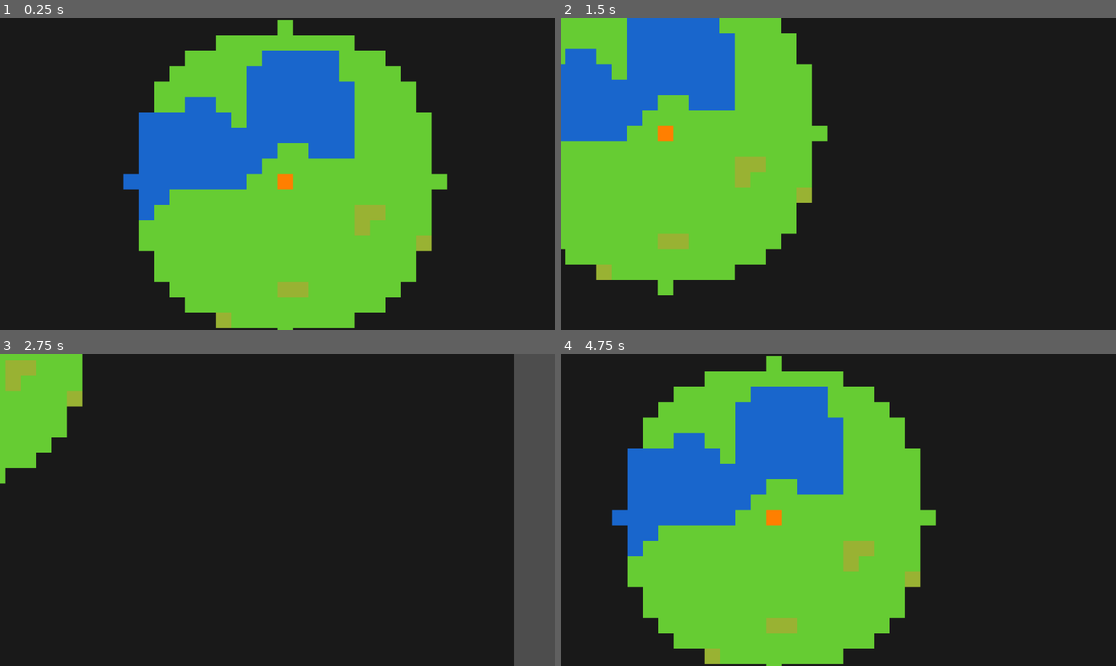
Above: before the commit, frames 1-4 (two rows, left to right).
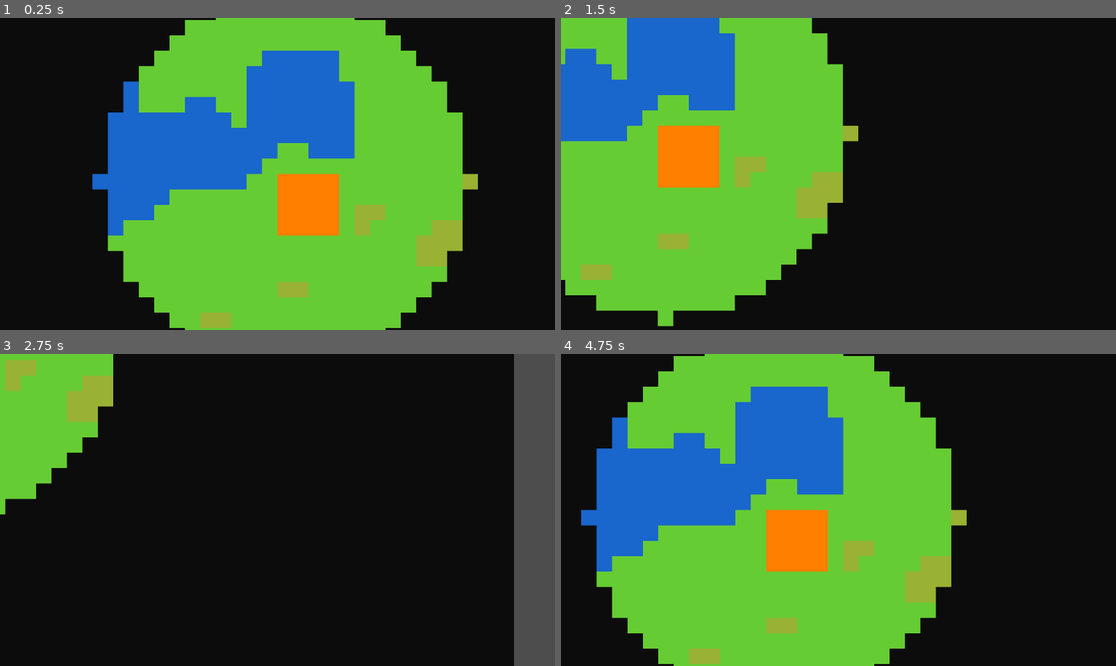
Above: after the commit, the same moments.

Repository: AtharvaN16/Project_Kalyani
Game: Godot game, scene res://src/scenes/Main.tscn
Same seed, same stepped clock (60 frames per second), same inputs: the game is played once before the commit and once after it.
Inputs (mouse positions are in pixels of both pictures, inside the frame that each line leads up to):
- Up to frame 1 (0.25 s): no input
- Up to frame 2 (1.5 s): tap Enter at 0.5 s; move the mouse to (960, 158) at 0.52 s; hold Right (ui_right) 0.53-1.28 s; click (960, 158) at 0.67 s; move the mouse to (727, 189) at 1.27 s; hold Down (ui_down) from 1.28 s (still down)
- Up to frame 3 (2.75 s): move the mouse to (333, 441) at 2.02 s; release Down (ui_down) at 2.03 s; hold Right (ui_right) from 2.03 s (still down)
- Up to frame 4 (4.75 s): move the mouse to (810, 572) at 2.77 s; release Right (ui_right) at 2.78 s; hold Up (ui_up) 2.78-3.53 s; click (810, 572) at 2.92 s; move the mouse to (1005, 556) at 3.52 s; hold Left (ui_left) from 3.53 s (still down); move the mouse to (672, 463) at 4.27 s

The runs differ from the first frame. In frame 1, 15% of the frame differs, in the area x 16-87%, y 0-100%; in frame 2, 10%; in frame 3, 2.9%; in frame 4, 15%.

Commit message:
feat: implement fog-of-war system with shroud and fog states for tiles

Diff:
--- a/src/scripts/Map.gd
+++ b/src/scripts/Map.gd
@@ -1,7 +1,7 @@
 extends Node2D
 
 # --- Constants ---
-const CHUNK_SIZE = 32 # Tiles per chunk (matches Godot TileMap optimization)
+const CHUNK_SIZE = 32 # Tiles per chunk
 const TILE_SIZE = 32  # Pixels per tile
 const WORLD_SIZE = 500 # Total tiles across
 const VIEW_DISTANCE = 1 # Chunks around player (3x3 grid)
@@ -10,10 +10,11 @@
 var seed_value = 12345
 var noise = FastNoiseLite.new()
 var tileset_resource: TileSet
-var loaded_chunks = {} # chunk_key (Vector2i) -> TileMapLayer
-var tile_data = {}     # chunk_key -> Array (The "Memory" of the world)
-var revealed_tiles = {} # global_tile_pos -> bool (Fog of War persistence)
-var buildings = {}      # global_tile_pos -> int (Building Type)
+var loaded_chunks = {}   # chunk_key (Vector2i) -> TileMapLayer
+var tile_data = {}       # chunk_key -> Array
+var explored_tiles = {}  # global_tile_pos -> bool (Revealed once)
+var visible_tiles = {}   # global_tile_pos -> bool (Currently in vision)
+var buildings = {}       # global_tile_pos -> int (Building Type)
 
 # --- Nodes ---
 @onready var camera = $Camera2D
@@ -22,10 +23,12 @@
 	tileset_resource = TileSetGenerator.create_placeholder_tileset()
 	setup_noise()
 
-	# Place Town Center at map center
+	# Place 4x4 Town Center at map center
 	var center = Vector2i(WORLD_SIZE / 2, WORLD_SIZE / 2)
-	buildings[center] = TileTypes.Type.TOWN_CENTER
-	reveal_area(center, 10) # Reveal 10-tile radius around TC
+	place_building(center, 4, TileTypes.Type.TOWN_CENTER)
+
+	# Initial reveal
+	update_vision()
 
 	# Move camera to TC
 	camera.global_position = Vector2(center.x * TILE_SIZE, center.y * TILE_SIZE)
@@ -38,7 +41,6 @@
 	noise.noise_type = FastNoiseLite.TYPE_PERLIN
 
 func _process(_delta):
-	# Check if camera has moved into a new chunk
 	var current_chunk = get_chunk_coords(camera.global_position)
 	if not loaded_chunks.has(current_chunk):
 		update_chunks()
@@ -53,23 +55,19 @@
 	var center_chunk = get_chunk_coords(camera.global_position)
 	var needed_chunks = []
 
-	# Determine which chunks should be loaded
 	for x in range(-VIEW_DISTANCE, VIEW_DISTANCE + 1):
 		for y in range(-VIEW_DISTANCE, VIEW_DISTANCE + 1):
 			needed_chunks.append(center_chunk + Vector2i(x, y))
 
-	# Unload distant chunks
 	for key in loaded_chunks.keys():
 		if not key in needed_chunks:
 			unload_chunk(key)
 
-	# Load new chunks
 	for key in needed_chunks:
 		if not loaded_chunks.has(key):
 			load_chunk(key)
 
 func load_chunk(coords: Vector2i):
-	# Boundary check
 	if coords.x < 0 or coords.y < 0 or coords.x >= WORLD_SIZE/CHUNK_SIZE or coords.y >= WORLD_SIZE/CHUNK_SIZE:
 		return
 
@@ -78,7 +76,6 @@
 	layer.tile_set = tileset_resource
 	layer.position = Vector2(coords.x * CHUNK_SIZE * TILE_SIZE, coords.y * CHUNK_SIZE * TILE_SIZE)
 
-	# Generate or retrieve data
 	if not tile_data.has(coords):
 		generate_chunk_data(coords)
 
@@ -99,7 +96,6 @@
 	tile_data[coords] = data
 
 func get_tile_type_from_noise(val: float) -> int:
-	# Basic mapping: -1.0 to 1.0
 	if val < -0.2: return TileTypes.Type.WATER
 	if val < 0.2: return TileTypes.Type.GRASS
 	if val < 0.4: return TileTypes.Type.HILL
@@ -107,14 +103,26 @@
 	if val < 0.8: return TileTypes.Type.SWAMP
 	return TileTypes.Type.MOUNTAIN
 
+func place_building(top_left: Vector2i, size: int, type: int):
+	for x in range(size):
+		for y in range(size):
+			var pos = top_left + Vector2i(x, y)
+			buildings[pos] = type
+
+func update_vision():
+	# For now, vision comes from the Town Center
+	var center = Vector2i(WORLD_SIZE / 2, WORLD_SIZE / 2)
+	visible_tiles.clear()
+	reveal_area(center, 12)
+
 func reveal_area(center: Vector2i, radius: int):
 	for x in range(-radius, radius + 1):
 		for y in range(-radius, radius + 1):
 			var pos = center + Vector2i(x, y)
 			if pos.x >= 0 and pos.y >= 0 and pos.x < WORLD_SIZE and pos.y < WORLD_SIZE:
-				# Circle reveal
 				if Vector2(pos).distance_to(Vector2(center)) <= radius:
-					revealed_tiles[pos] = true
+					explored_tiles[pos] = true
+					visible_tiles[pos] = true
 
 func render_chunk(layer: TileMapLayer, coords: Vector2i):
 	var data = tile_data[coords]
@@ -122,33 +130,20 @@
 		for y in range(CHUNK_SIZE):
 			var global_pos = Vector2i((coords.x * CHUNK_SIZE) + x, (coords.y * CHUNK_SIZE) + y)
 
-			# Fog of War Check
-			if revealed_tiles.has(global_pos):
-				# Check for building first
+			if visible_tiles.has(global_pos):
+				# FULL VISION
 				if buildings.has(global_pos):
-					layer.set_cell(Vector2i(x, y), 0, Vector2i(6, 0)) # Town Center tile index
+					layer.set_cell(Vector2i(x, y), 0, Vector2i(6, 0)) # TC index
 				else:
-					var tile_type = data[x][y]
-					layer.set_cell(Vector2i(x, y), 0, Vector2i(tile_type, 0))
+					layer.set_cell(Vector2i(x, y), 0, Vector2i(data[x][y], 0))
+			elif explored_tiles.has(global_pos):
+				# EXPLORED BUT NO VISION (FOG)
+				layer.set_cell(Vector2i(x, y), 0, Vector2i(8, 0)) # Fog index
 			else:
-				# Set hidden/shroud tile
-				layer.set_cell(Vector2i(x, y), 0, Vector2i(7, 0)) # Shroud tile index
+				# NEVER EXPLORED (SHROUD)
+				layer.set_cell(Vector2i(x, y), 0, Vector2i(7, 0)) # Shroud index
 
 func unload_chunk(coords: Vector2i):
 	if loaded_chunks.has(coords):
 		loaded_chunks[coords].queue_free()
 		loaded_chunks.erase(coords)
-
-func reveal_tile(global_pos: Vector2i):
-	revealed_tiles[global_pos] = true
-	var chunk_coords = Vector2i(global_pos.x / CHUNK_SIZE, global_pos.y / CHUNK_SIZE)
-	if loaded_chunks.has(chunk_coords):
-		# Re-render local part of the chunk
-		var local_x = global_pos.x % CHUNK_SIZE
-		var local_y = global_pos.y % CHUNK_SIZE
-		# Check for building
-		if buildings.has(global_pos):
-			loaded_chunks[chunk_coords].set_cell(Vector2i(local_x, local_y), 0, Vector2i(6, 0))
-		else:
-			var tile_type = tile_data[chunk_coords][local_x][local_y]
-			loaded_chunks[chunk_coords].set_cell(Vector2i(local_x, local_y), 0, Vector2i(tile_type, 0))
--- a/src/scripts/TileSetGenerator.gd
+++ b/src/scripts/TileSetGenerator.gd
@@ -8,7 +8,7 @@
 
 	var source = TileSetAtlasSource.new()
 	# We'll create a single large texture with different colored squares
-	var image = Image.create(256, 32, false, Image.FORMAT_RGBA8)
+	var image = Image.create(512, 32, false, Image.FORMAT_RGBA8)
 
 	# Fill different regions with terrain colors
 	var types = [
@@ -19,16 +19,12 @@
 		TileTypes.Type.HILL,
 		TileTypes.Type.SWAMP,
 		TileTypes.Type.TOWN_CENTER, # 6
-		7 # Hidden/Shroud (now 7)
+		TileTypes.Type.SHROUD,      # 7
+		TileTypes.Type.FOG          # 8
 	]
 
 	for i in range(types.size()):
-		var color = Color.BLACK
-		if i == 7:
-			color = Color(0.1, 0.1, 0.1) # Dark gray for shroud
-		else:
-			color = TileTypes.COLORS[types[i]]
-
+		var color = TileTypes.COLORS[types[i]]
 		image.fill_rect(Rect2i(i * 32, 0, 32, 32), color)
 
 	var texture = ImageTexture.create_from_image(image)
--- a/src/scripts/TileTypes.gd
+++ b/src/scripts/TileTypes.gd
@@ -9,7 +9,9 @@
 	MOUNTAIN, # Gray
 	HILL,     # Yellow-Green
 	SWAMP,    # Olive
-	TOWN_CENTER # Orange
+	TOWN_CENTER, # Orange
+	SHROUD,      # Complete Dark (Never Explored)
+	FOG          # Semi Dark (Explored but no vision)
 }
 
 const COLORS = {
@@ -19,7 +21,9 @@
 	Type.MOUNTAIN: Color(0.5, 0.5, 0.5),
 	Type.HILL: Color(0.6, 0.7, 0.2),
 	Type.SWAMP: Color(0.3, 0.4, 0.2),
-	Type.TOWN_CENTER: Color(1.0, 0.5, 0.0) # Orange
+	Type.TOWN_CENTER: Color(1.0, 0.5, 0.0), # Orange
+	Type.SHROUD: Color(0.05, 0.05, 0.05),   # Almost Black
+	Type.FOG: Color(0.15, 0.15, 0.15)      # Dark Gray
 }
 
 const PROBABILITIES = {
